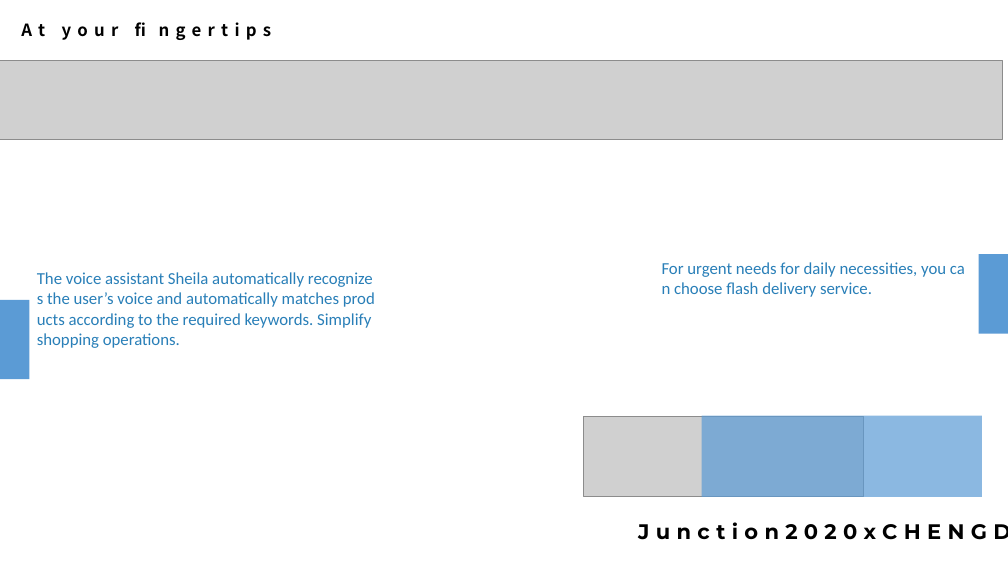
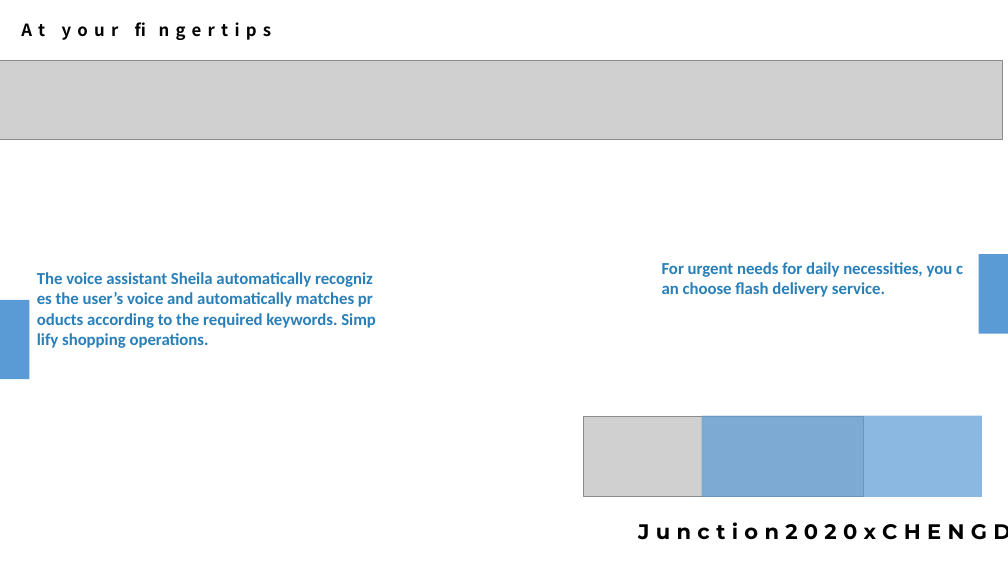
Before and after one commit to 0xFay/junction, a slide deck: slide 11 of Junction 2020_EN.pptx. Drawn at 1008x567 pixels with LibreOffice and Linux fonts; fonts in the diff are those of the drawing; grey boxes stand for pictures; background and template pictures are left out. Boxes give left, top, right and bottom in pixels: in the first picture for what was removed or moved away, otherwise in the second. Text is boxed around its words. In the diff, an @@ line names an element or a change of style, - is before the commit and + after.

```diff
--- a/Junction 2020_EN.pptx
+++ b/Junction 2020_EN.pptx
@@ text "The voice assistant Sheila automatically ..." at box(37, 272, 354, 348): bold on @@
@@ text "For urgent needs for daily ..." at box(662, 262, 953, 297): bold on @@
```
Also in this commit, not shown: 1 other slide changed, 1 other file.
